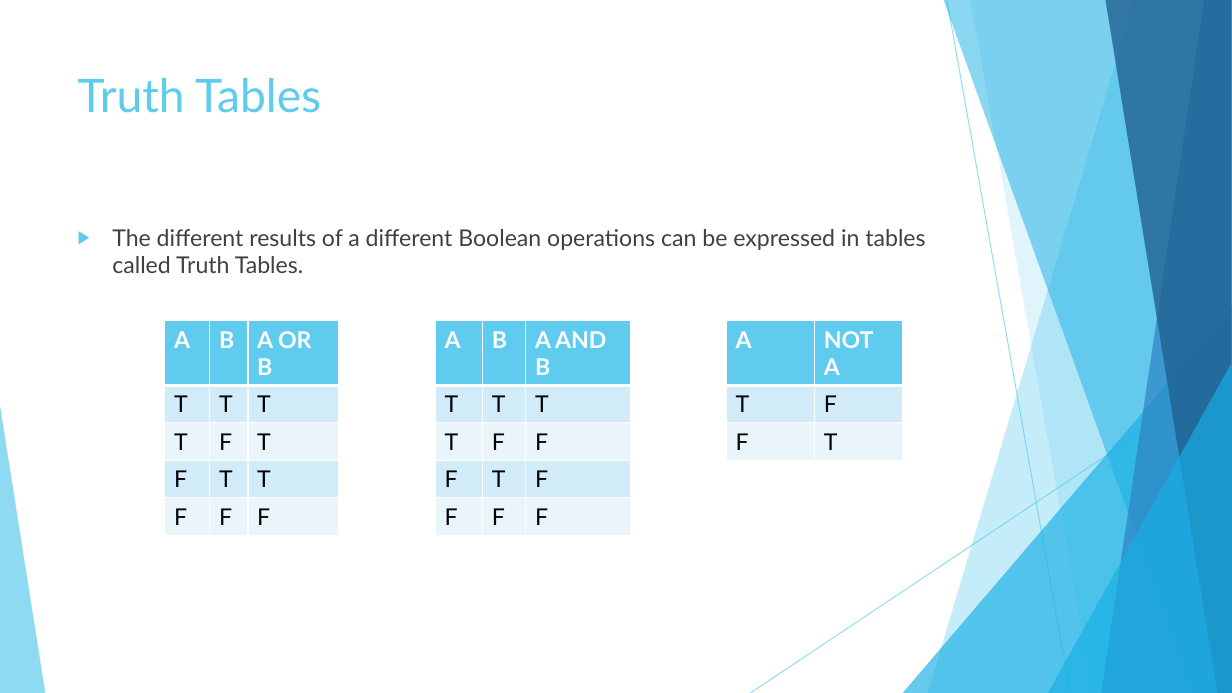
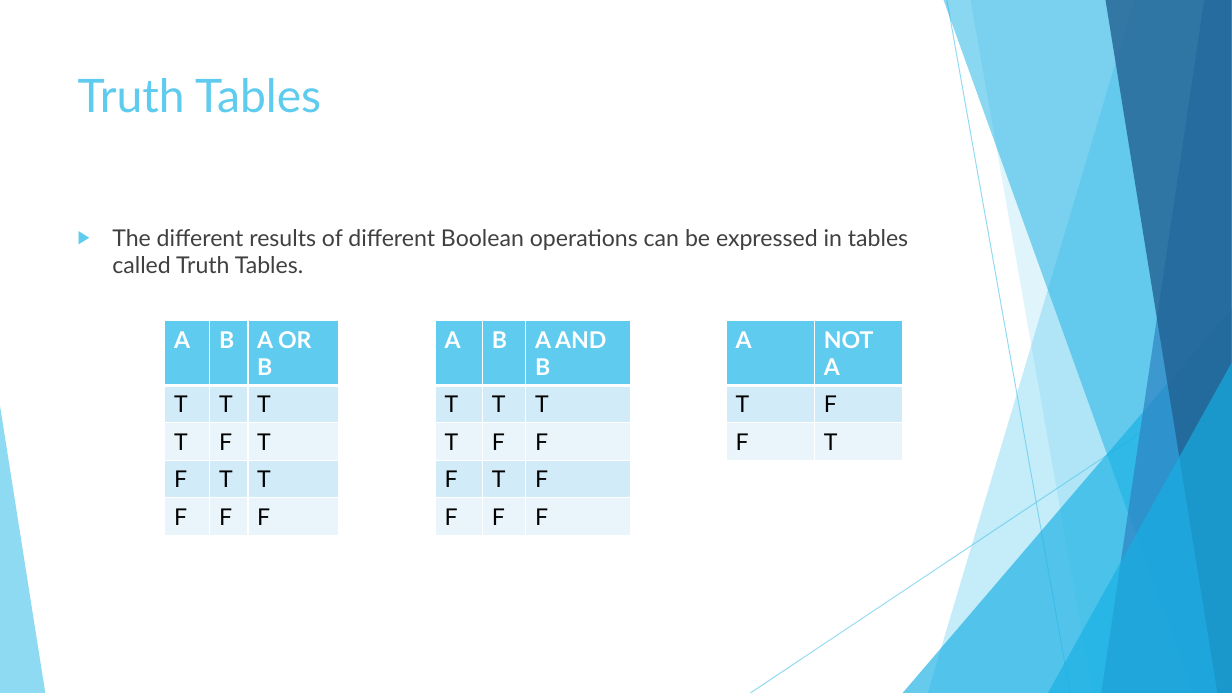
Before and after one commit to JoseRivas1998/Java-Game-Development-For-Absolute-Beginners, a slide deck: slide 3 of Slides/Lesson1.3.pptx. Drawn at 1232x693 pixels with LibreOffice and Linux fonts; fonts in the diff are those of the drawing. Boxes give left, top, right and bottom in pixels: in the first picture for what was removed or moved away, otherwise in the second. Text is boxed around its words. In the diff, an @@ line names an element or a change of style, - is before the commit and + after.

```diff
--- a/Slides/Lesson1.3.pptx
+++ b/Slides/Lesson1.3.pptx
@@ text at [112,229,908,273]: text changed @@
-▶ The different results of a different Boolean operations can be expressed in tables called Truth Tables.
+▶ The different results of different Boolean operations can be expressed in tables called Truth Tables.
```
Also in this commit, not shown: 3 other files.
